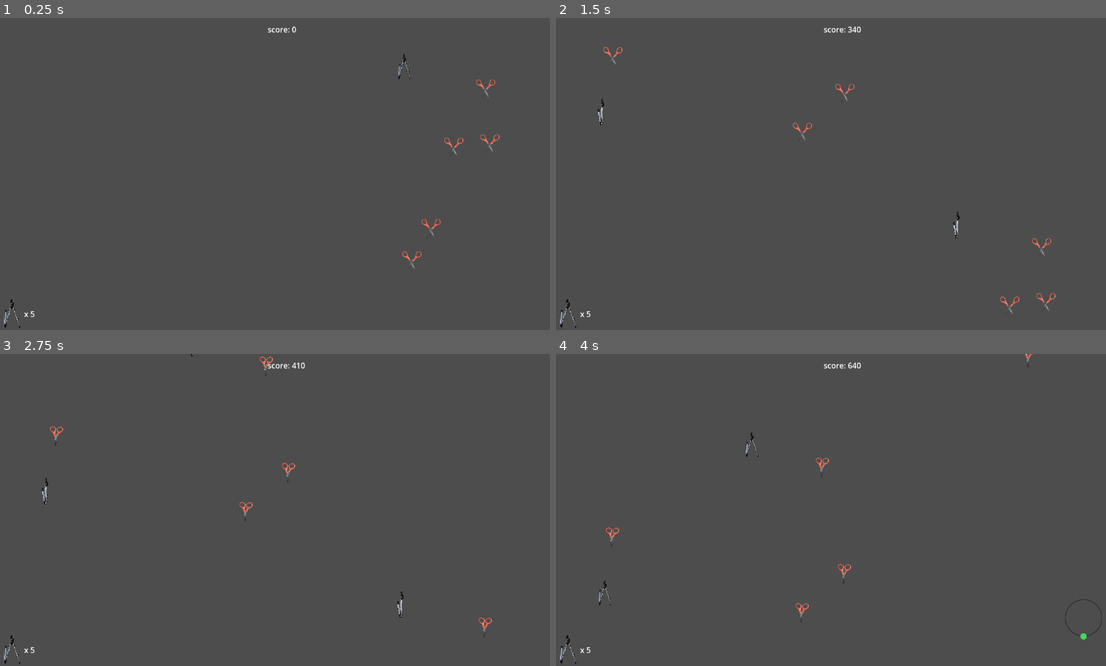
Above: before the commit, frames 1-4 (two rows, left to right).
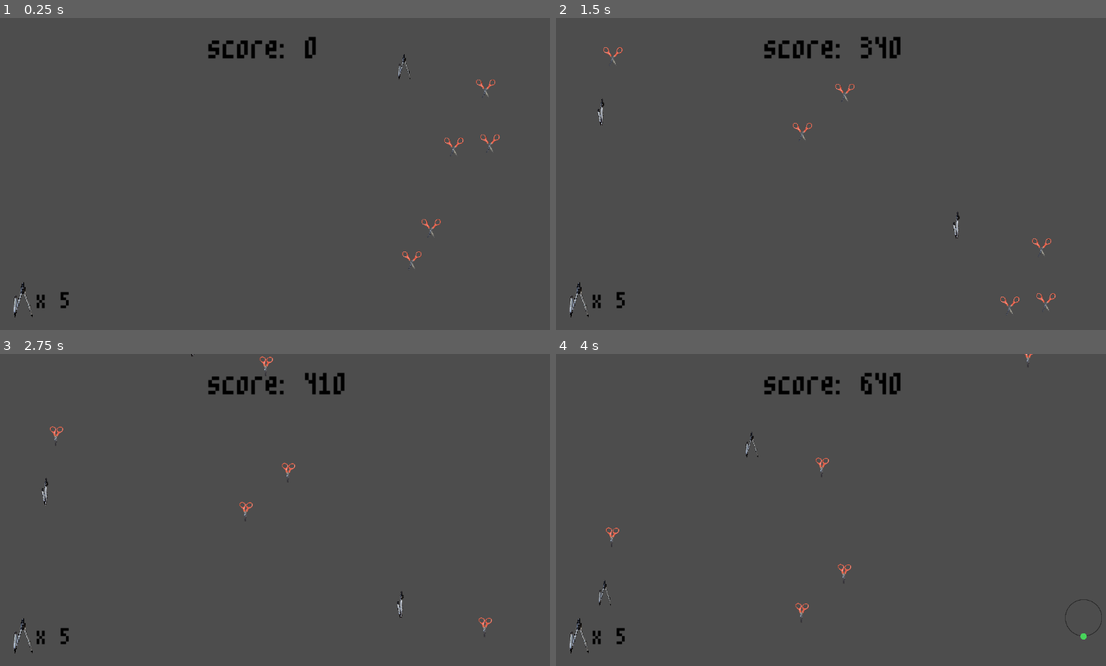
Above: after the commit, the same moments.

Repository: 0-yibai/circle-snip
Game: Godot game, scene res://test/test.tscn
Same seed, same stepped clock (60 frames per second), same inputs: the game is played once before the commit and once after it.
Inputs (mouse positions are in pixels of both pictures, inside the frame that each line leads up to):
- Up to frame 1 (0.25 s): no input
- Up to frame 2 (1.5 s): move the mouse to (957, 158) at 0.52 s; hold Up (ui_up) 0.53-1.28 s; click (957, 158) at 0.67 s; move the mouse to (721, 189) at 1.27 s; hold Down (ui_down) from 1.28 s (still down)
- Up to frame 3 (2.75 s): move the mouse to (335, 441) at 2.02 s; release Down (ui_down) at 2.03 s; hold Up (ui_up) from 2.03 s (still down)
- Up to frame 4 (4 s): move the mouse to (803, 572) at 2.77 s; click (803, 572) at 2.92 s; move the mouse to (1001, 556) at 3.52 s; release Up (ui_up) at 3.53 s; hold Down (ui_down) from 3.53 s (still down)

The runs differ from the first frame. In frame 1, 0.8% of the frame differs, in the area x 0-58%, y 2-100%; in frame 2, 0.9%; in frame 3, 0.9%; in frame 4, 1.0%, in the area x 0-63%, y 2-100%.
Error in both runs: Invalid call. Nonexistent function 'show_ruler' in base 'Camera2D (Camera2D.gd)'. (res://gameplay/point_on_circumference.gd:44)

Commit message:
Update control.tscn

Diff:
--- a/control/control.tscn
+++ b/control/control.tscn
@@ -1,28 +1,43 @@
-[gd_scene load_steps=2 format=3 uid="uid://cud6kumrfivg2"]
+[gd_scene load_steps=5 format=3 uid="uid://cud6kumrfivg2"]
 
-[ext_resource type="Texture2D" uid="uid://dwrydyn3va53b" path="res://asset/Cropped Compass.png" id="1_8xxbt"]
+[ext_resource type="Texture2D" path="res://asset/Cropped Compass.png" id="1_8xxbt"]
+[ext_resource type="FontFile" uid="uid://difgi0ij3pjwt" path="res://ui/m3x6.ttf" id="1_bejef"]
+
+[sub_resource type="Theme" id="Theme_tg04n"]
+default_font = ExtResource("1_bejef")
+default_font_size = 64
+
+[sub_resource type="Theme" id="Theme_8noie"]
+default_font = ExtResource("1_bejef")
+default_font_size = 64
 
 [node name="Control" type="CanvasLayer"]
 
 [node name="Score" type="Label" parent="."]
-offset_left = 555.0
-offset_top = 12.0
-offset_right = 606.0
-offset_bottom = 48.0
+offset_left = 432.0
+offset_top = 4.0
+offset_right = 512.0
+offset_bottom = 58.0
+scale = Vector2(1.8566, 1.8566)
+theme = SubResource("Theme_tg04n")
+theme_override_colors/font_color = Color(0, 0, 0, 1)
 text = "SCORE
 "
 
 [node name="Compass" type="TextureRect" parent="."]
-offset_left = 3.0
-offset_top = 582.0
-offset_right = 483.0
-offset_bottom = 1362.0
-scale = Vector2(0.0870691, 0.0826981)
+offset_left = 22.0
+offset_top = 548.0
+offset_right = 502.0
+offset_bottom = 1328.0
+scale = Vector2(0.102633, 0.0974802)
 texture = ExtResource("1_8xxbt")
 
 [node name="Compass Count" type="Label" parent="."]
-offset_left = 50.0
-offset_top = 603.0
-offset_right = 90.0
-offset_bottom = 626.0
+offset_left = 76.0
+offset_top = 543.0
+offset_right = 128.0
+offset_bottom = 597.0
+scale = Vector2(1.38511, 1.38511)
+theme = SubResource("Theme_8noie")
+theme_override_colors/font_color = Color(0, 0, 0, 1)
 text = "x 5"
